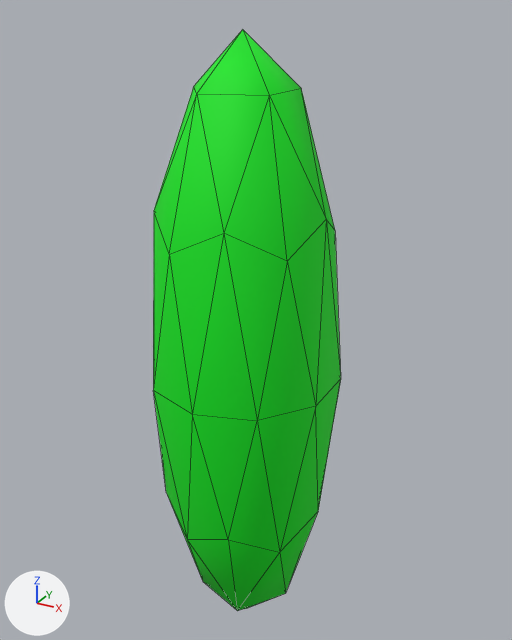
Before and after pictures for a commit that changed the Blender file assets/seaweed/mesh.blend.
Both versions are drawn from a 50 mm lens placed at (0.164, -0.287, 0.174), pointed at (0.0, 0.012, 0.024). The axes (+X, +Y, +Z) are drawn at lower left. The lights are the same throughout. The first picture is the older version. Mesh edges are drawn as thin lines.

Before the edit, the objects in view are built like this:
```python
me_icosphere_001 = bpy.data.meshes.new('Icosphere.001')
me_icosphere_001.from_pydata(...)  # an icosphere of 80 faces spanning x -0.048..0.048, y -0.05..0.05, z -0.165..0.165
me_icosphere_001.polygons.foreach_set('use_smooth', [True] * 80)
me_icosphere_001.materials.append(mat_material)  # green #00e71b
ob_icosphere = bpy.data.objects.new('Icosphere', me_icosphere_001)
ob_icosphere.location = (0.0, 0.0, 0.0)
```
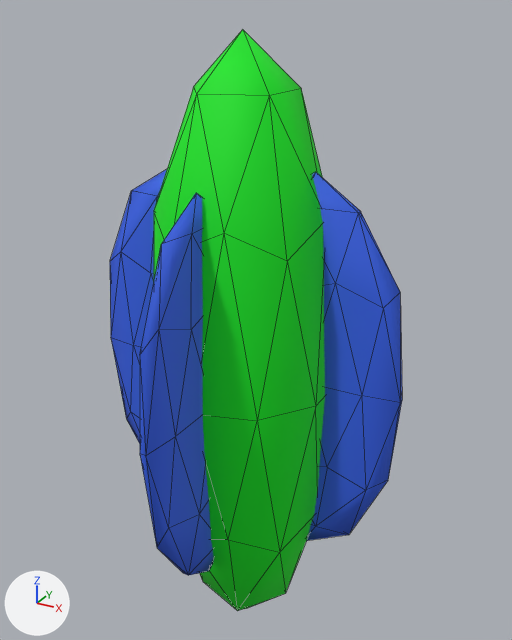
Boxes [x1, y1, x2, y2] around the edits, measured in the pictures (512 x 640 px):
```json
{"object": "Icosphere.002", "change": "added", "after": [307, 172, 402, 541], "on screen": "blue"}
{"object": "Icosphere.004", "change": "added", "after": [140, 193, 214, 575], "on screen": "blue"}
{"object": "Icosphere.001", "change": "added", "after": [110, 169, 167, 444], "on screen": "blue"}
```

Scene script edits in JSON lines:
```json
{"op": "add", "block": "mat_material_004", "code": ["mat_material_004 = principled_material('Material.004')", "mat_material_004.base_color = (0.0359, 0.121, 0.8)  # blue #3562e7", "mat_material_004.roughness = 0.754"]}
{"op": "add", "block": "mat_material_002", "code": ["mat_material_002 = principled_material('Material.002')", "mat_material_002.base_color = (0.0359, 0.121, 0.8)  # blue #3562e7", "mat_material_002.roughness = 0.754"]}
{"op": "add", "block": "mat_material_001", "code": ["mat_material_001 = principled_material('Material.001')", "mat_material_001.base_color = (0.0359, 0.121, 0.8)  # blue #3562e7", "mat_material_001.roughness = 0.754"]}
{"op": "add", "block": "me_icosphere_005", "code": ["me_icosphere_005 = bpy.data.meshes.new('Icosphere.005')", "me_icosphere_005.from_pydata(...)  # 42 vertices, 80 faces; spans x -0.048..0.048, y -0.005..0.005, z -0.103..0.103", "me_icosphere_005.polygons.foreach_set('use_smooth', [True] * 80)", "me_icosphere_005.materials.append(mat_material_004)  # blue #3562e7"]}
{"op": "add", "block": "me_icosphere_003", "code": ["me_icosphere_003 = bpy.data.meshes.new('Icosphere.003')", "me_icosphere_003.from_pydata(...)  # 42 vertices, 80 faces; spans x -0.048..0.048, y -0.005..0.005, z -0.103..0.103", "me_icosphere_003.polygons.foreach_set('use_smooth', [True] * 80)", "me_icosphere_003.materials.append(mat_material_002)  # blue #3562e7"]}
{"op": "add", "block": "me_icosphere_002", "code": ["me_icosphere_002 = bpy.data.meshes.new('Icosphere.002')", "me_icosphere_002.from_pydata(...)  # 42 vertices, 80 faces; spans x -0.048..0.048, y -0.005..0.005, z -0.103..0.103", "me_icosphere_002.polygons.foreach_set('use_smooth', [True] * 80)", "me_icosphere_002.materials.append(mat_material_001)  # blue #3562e7"]}
{"op": "add", "block": "ob_icosphere_004", "code": ["ob_icosphere_004 = bpy.data.objects.new('Icosphere.004', me_icosphere_005)", "ob_icosphere_004.location = (0.0, -0.0404, 0.0)", "ob_icosphere_004.rotation_euler = (0.0, 0.0, 1.571)  # degrees (0, 0, 90)"]}
{"op": "add", "block": "ob_icosphere_002", "code": ["ob_icosphere_002 = bpy.data.objects.new('Icosphere.002', me_icosphere_003)", "ob_icosphere_002.location = (0.0366, 0.0, 0.005)"]}
{"op": "add", "block": "ob_icosphere_001", "code": ["ob_icosphere_001 = bpy.data.objects.new('Icosphere.001', me_icosphere_002)", "ob_icosphere_001.location = (-0.0407, 0.0, 0.0)"]}
```
